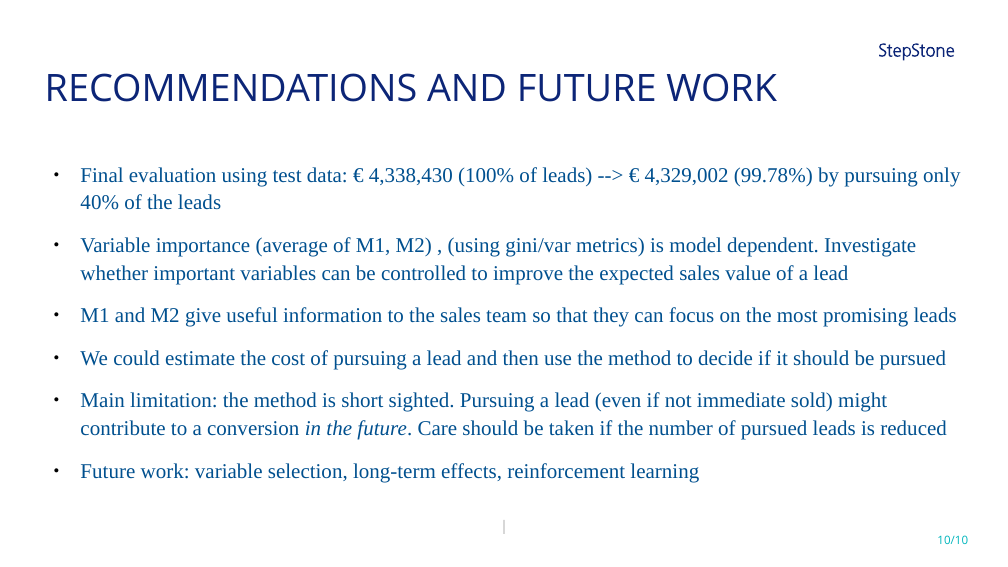
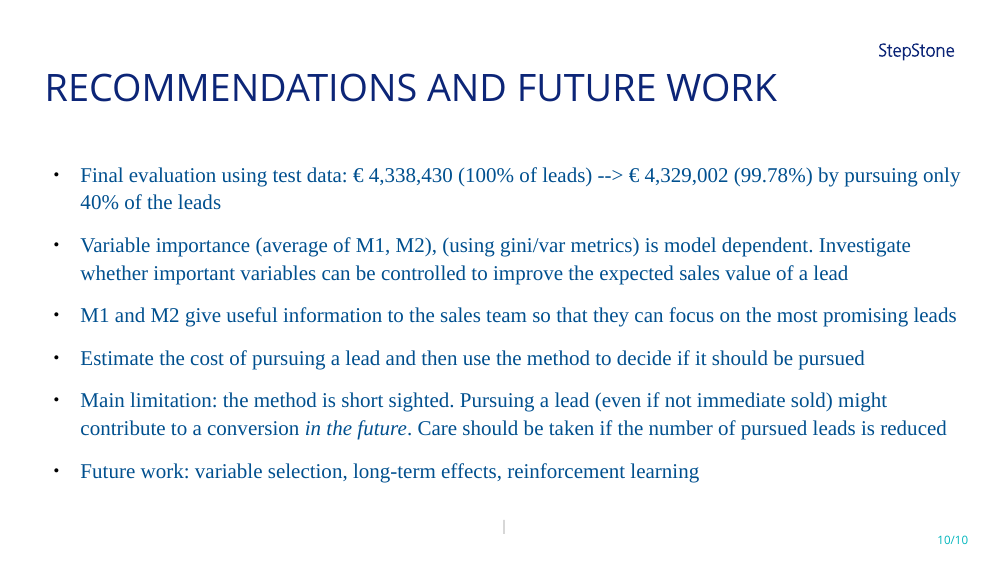
Before and after one commit to AlbertoEsc/marketing_results_prediction, a slide deck: slide 10 of Task_2_Alberto_Escalante_impress.odp. Drawn at 1008x567 pixels with LibreOffice and Linux fonts; fonts in the diff are those of the drawing. Boxes give left, top, right and bottom in pixels: in the first picture for what was removed or moved away, otherwise in the second. Text is boxed around its words. In the diff, an @@ line names an element or a change of style, - is before the commit and + after.

Commit message:
Updates presentation

```diff
--- a/Task_2_Alberto_Escalante_impress.odp
+++ b/Task_2_Alberto_Escalante_impress.odp
@@ text at <box>80,237,911,284</box>: spaces changed @@
-● Variable importance (average of M1, M2) , (using gini/var metrics) is model dependent. Investigate whether important variables can be controlled to improve the expected sales value of a lead
+● Variable importance (average of M1, M2), (using gini/var metrics) is model dependent. Investigate whether important variables can be controlled to improve the expected sales value of a lead
@@ text at <box>80,350,865,370</box>: text changed @@
-● We could estimate the cost of pursuing a lead and then use the method to decide if it should be pursued
+● Estimate the cost of pursuing a lead and then use the method to decide if it should be pursued
```
Also in this commit, not shown: 3 other slides changed, 2 other files.
